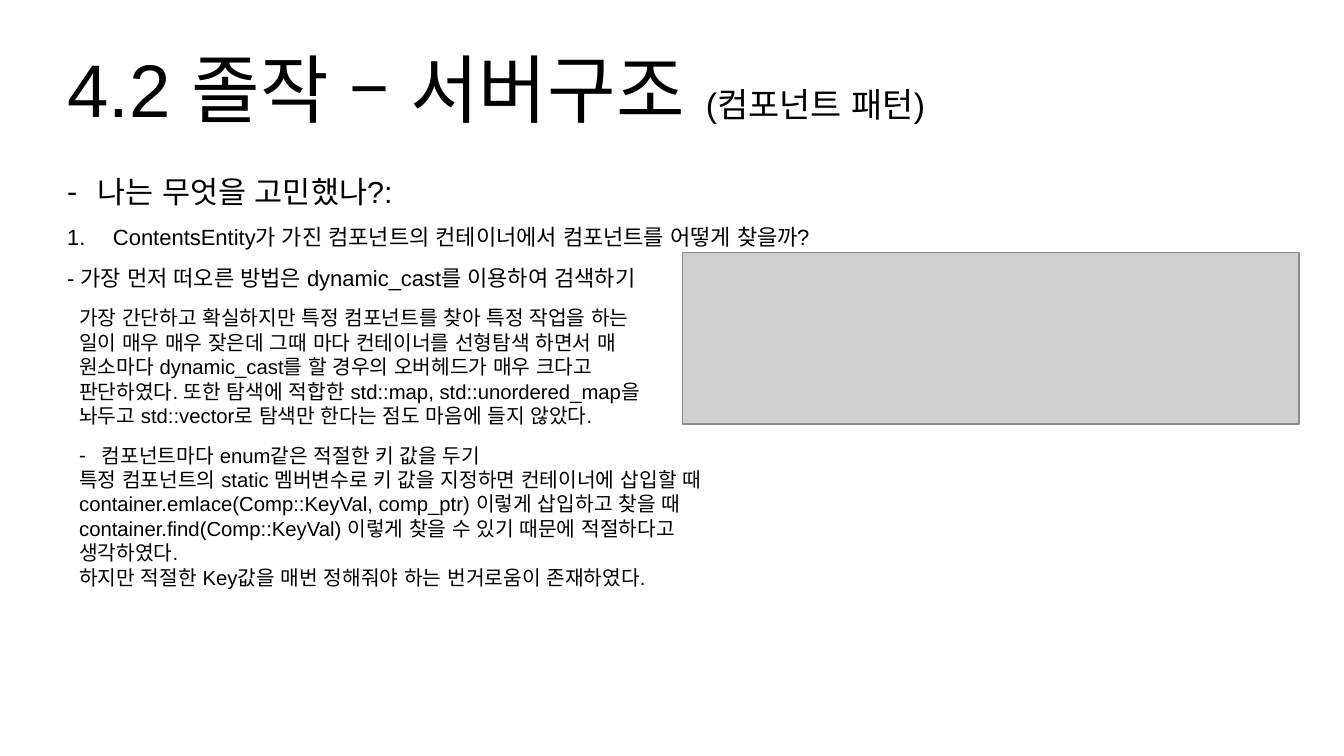
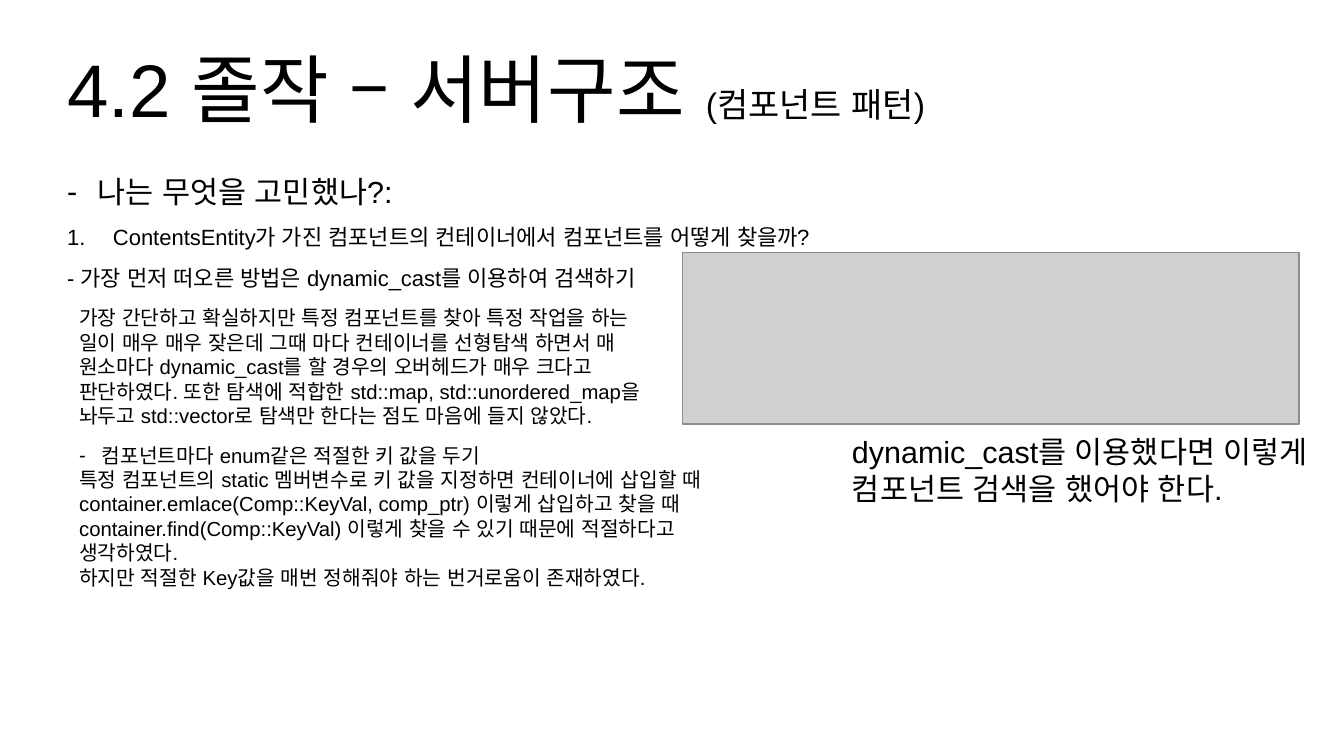
Before and after one commit to hypernagox/FYP_Evergreen, a slide deck: slide 23 of 포트폴리오/서버_최재혁/포트폴리오.pptx. Drawn at 1344x756 pixels with LibreOffice and Linux fonts; fonts in the diff are those of the drawing; grey boxes stand for pictures. Boxes give left, top, right and bottom in pixels: in the first picture for what was removed or moved away, otherwise in the second. Text is boxed around its words. In the diff, an @@ line names an element or a change of style, - is before the commit and + after.

```diff
--- a/포트폴리오/서버_최재혁/포트폴리오.pptx
+++ b/포트폴리오/서버_최재혁/포트폴리오.pptx
@@ text added at (852,437,1308,503), 18 pt, text #000000 @@
+dynamic_cast를 이용했다면 이렇게 컴포넌트 검색을 했어야 한다.
```
Also in this commit, not shown: 6 other slides changed.
